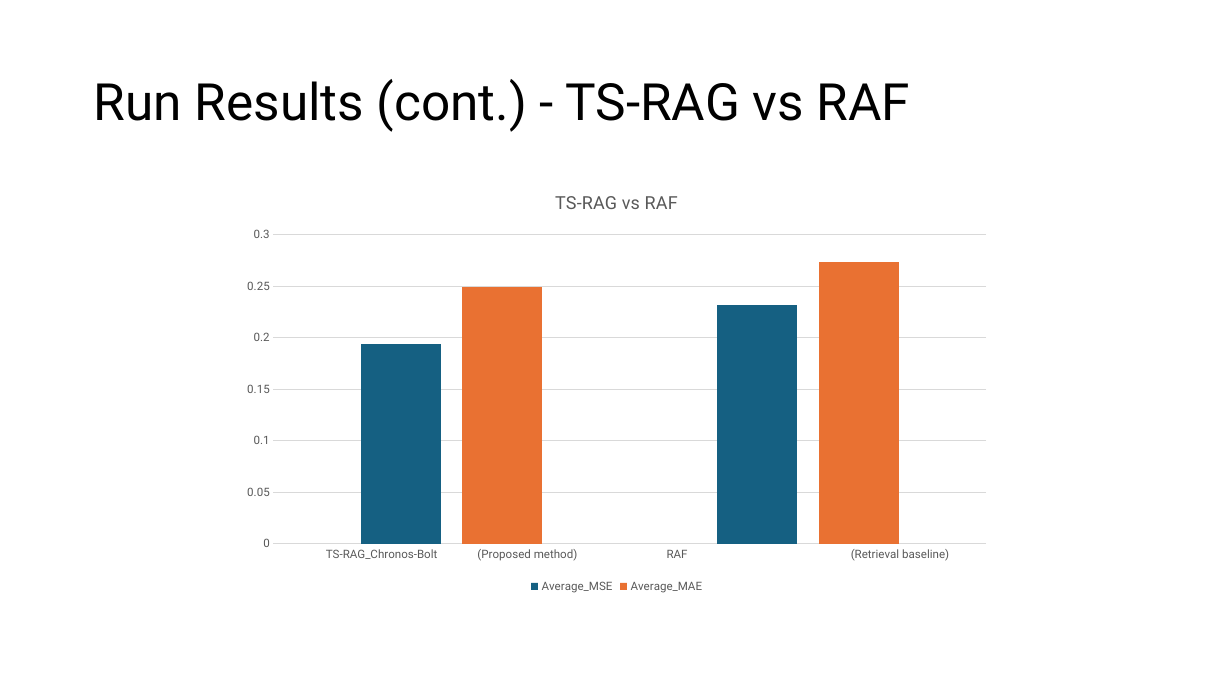
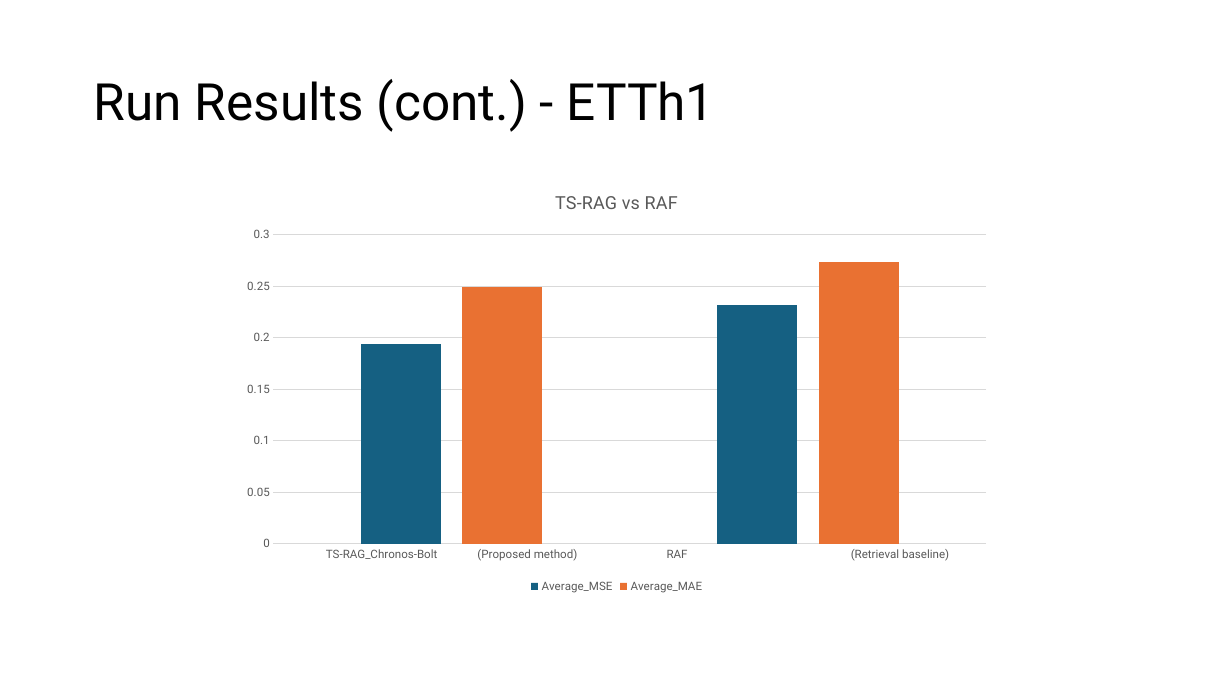
Before and after one commit to ZGRochelleDev/intelligent-systems-code-Review, a slide deck: slide 12 of deliverables/code-review-presentation.pptx. Drawn at 1232x693 pixels with LibreOffice and Linux fonts; fonts in the diff are those of the drawing. Boxes give left, top, right and bottom in pixels: in the first picture for what was removed or moved away, otherwise in the second. Text is boxed around its words. In the diff, an @@ line names an element or a change of style, - is before the commit and + after.

```diff
--- a/deliverables/code-review-presentation.pptx
+++ b/deliverables/code-review-presentation.pptx
@@ title at bbox=[94, 79, 715, 132]: text changed @@
-Run Results (cont.) - TS-RAG vs RAF
+Run Results (cont.) - ETTh1
```
Also in this commit, not shown: 11 other slides changed, 3 slides added, 1 slide removed, 9 other files.
